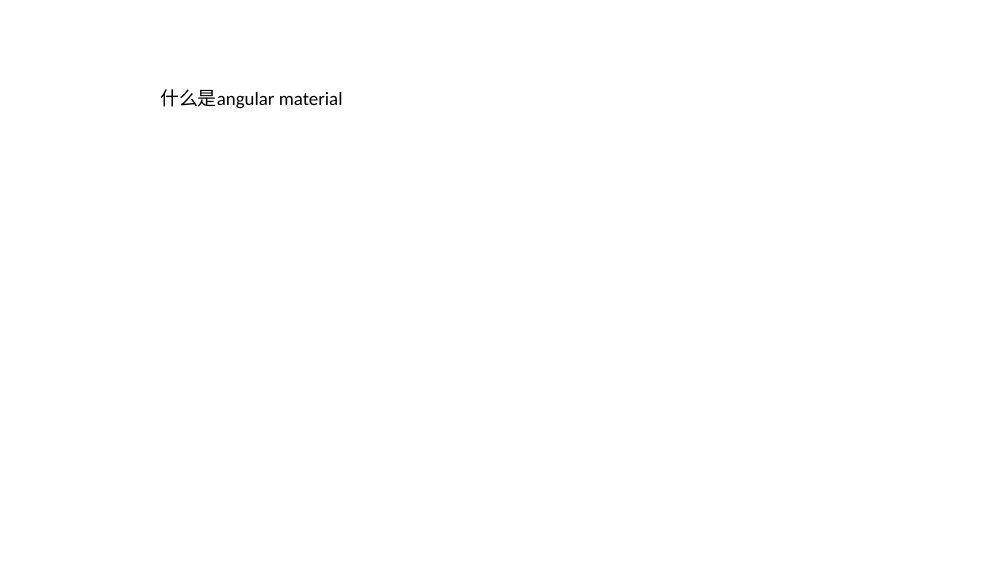
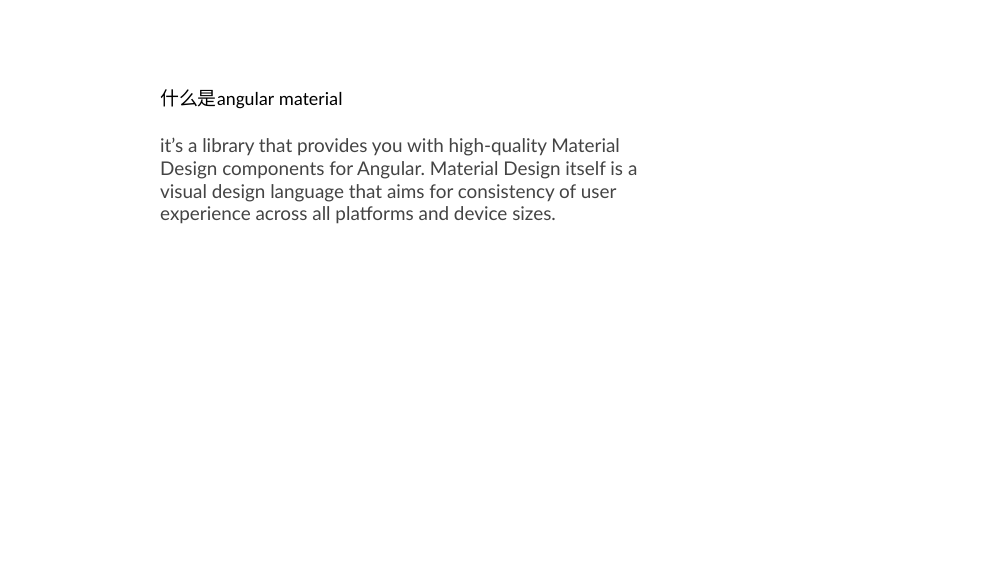
Before and after one commit to FredJiangFei/AngularMat, a slide deck: slide 1 of Doc/AngularMat.pptx. Drawn at 1008x567 pixels with LibreOffice and Linux fonts; fonts in the diff are those of the drawing. Boxes give left, top, right and bottom in pixels: in the first picture for what was removed or moved away, otherwise in the second. Text is boxed around its words. In the diff, an @@ line names an element or a change of style, - is before the commit and + after.

```diff
--- a/Doc/AngularMat.pptx
+++ b/Doc/AngularMat.pptx
@@ text added at (160,137,637,224), 18 pt, text #444444 @@
+it’s a library that provides you with high-quality Material Design components for Angular. Material Design itself is a visual design language that aims for consistency of user experience across all platforms and device sizes.
```
Also in this commit, not shown: 3 slides added, 1 slide removed, 13 other files.
